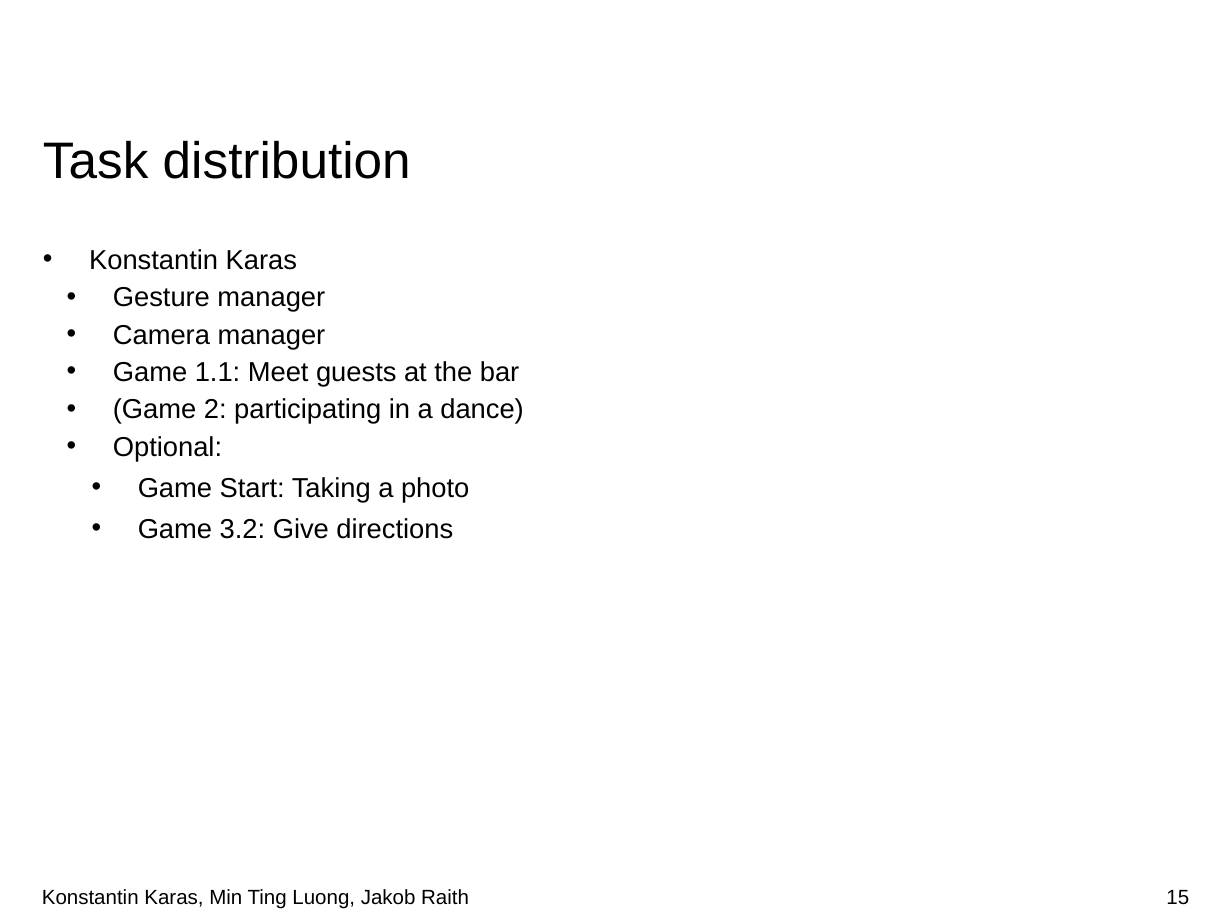
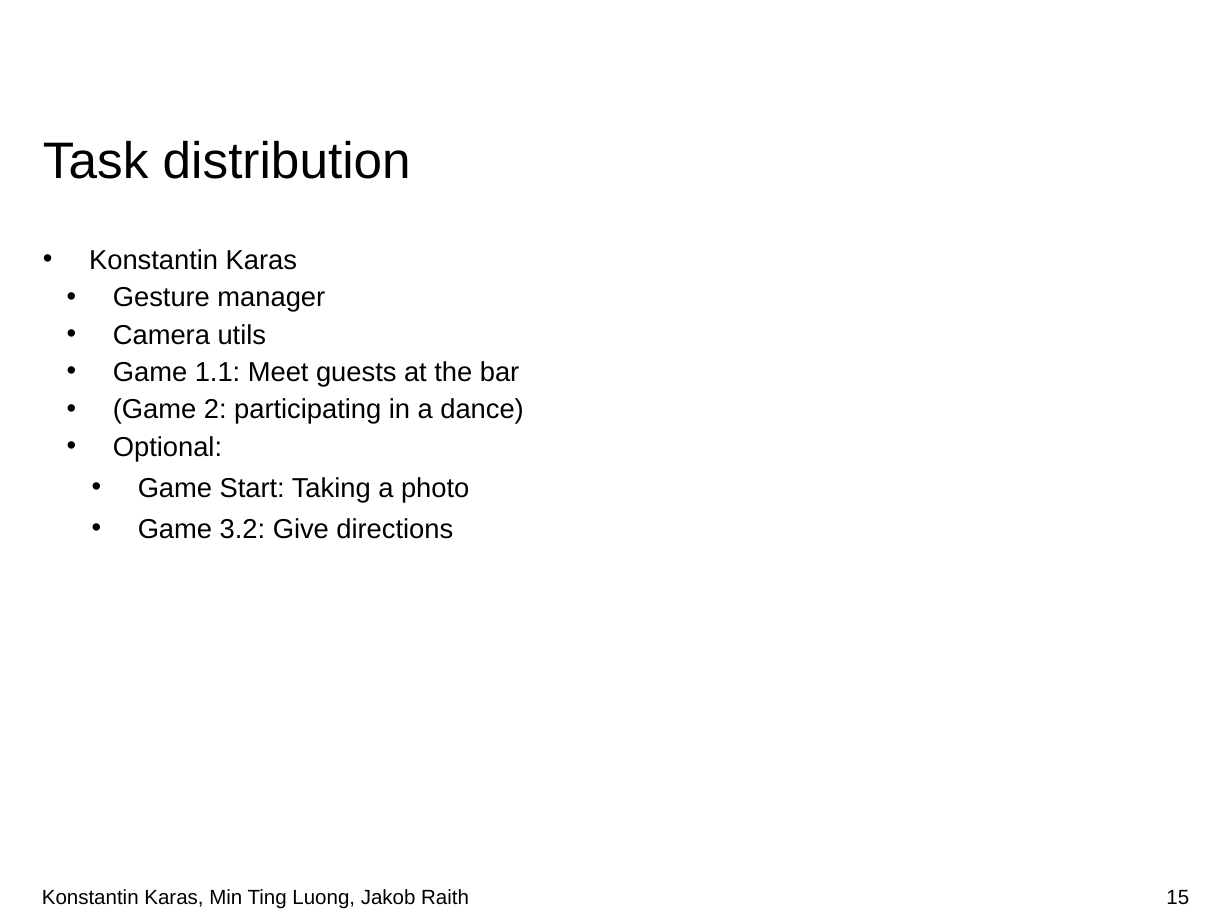
Before and after one commit to doingitraith/TaViS2019, a slide deck: slide 15 of Documents/Kickoff.pptx. Drawn at 1232x924 pixels with LibreOffice and Linux fonts; fonts in the diff are those of the drawing; background and template pictures are left out. Boxes give left, top, right and bottom in pixels: in the first picture for what was removed or moved away, otherwise in the second. Text is boxed around its words. In the diff, an @@ line names an element or a change of style, - is before the commit and + after.

```diff
--- a/Documents/Kickoff.pptx
+++ b/Documents/Kickoff.pptx
@@ text at (113, 324, 267, 345): text changed @@
-  • Camera manager
+  • Camera utils
```
Also in this commit, not shown: 4 other slides changed, 14 other files.
